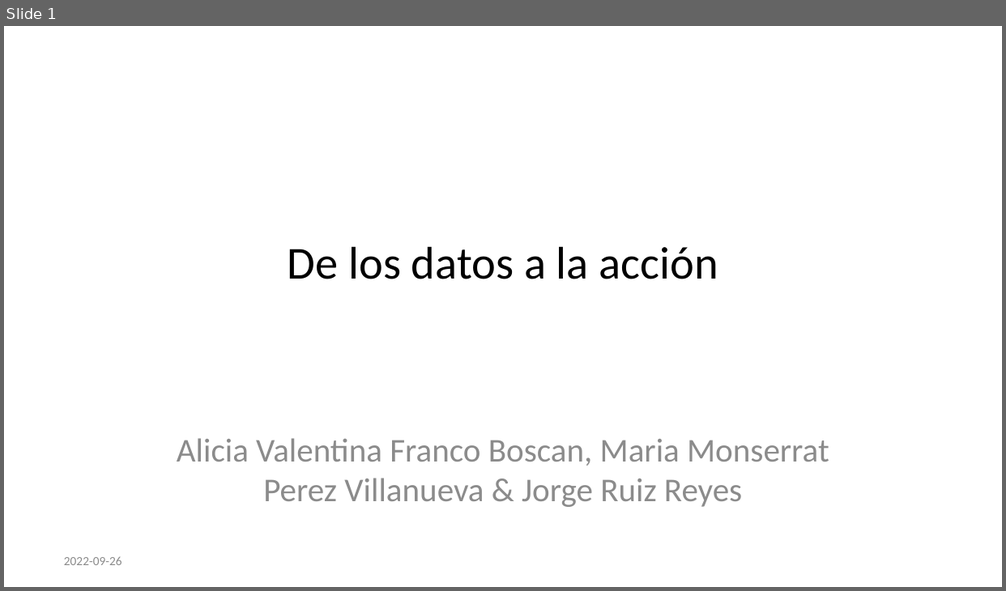
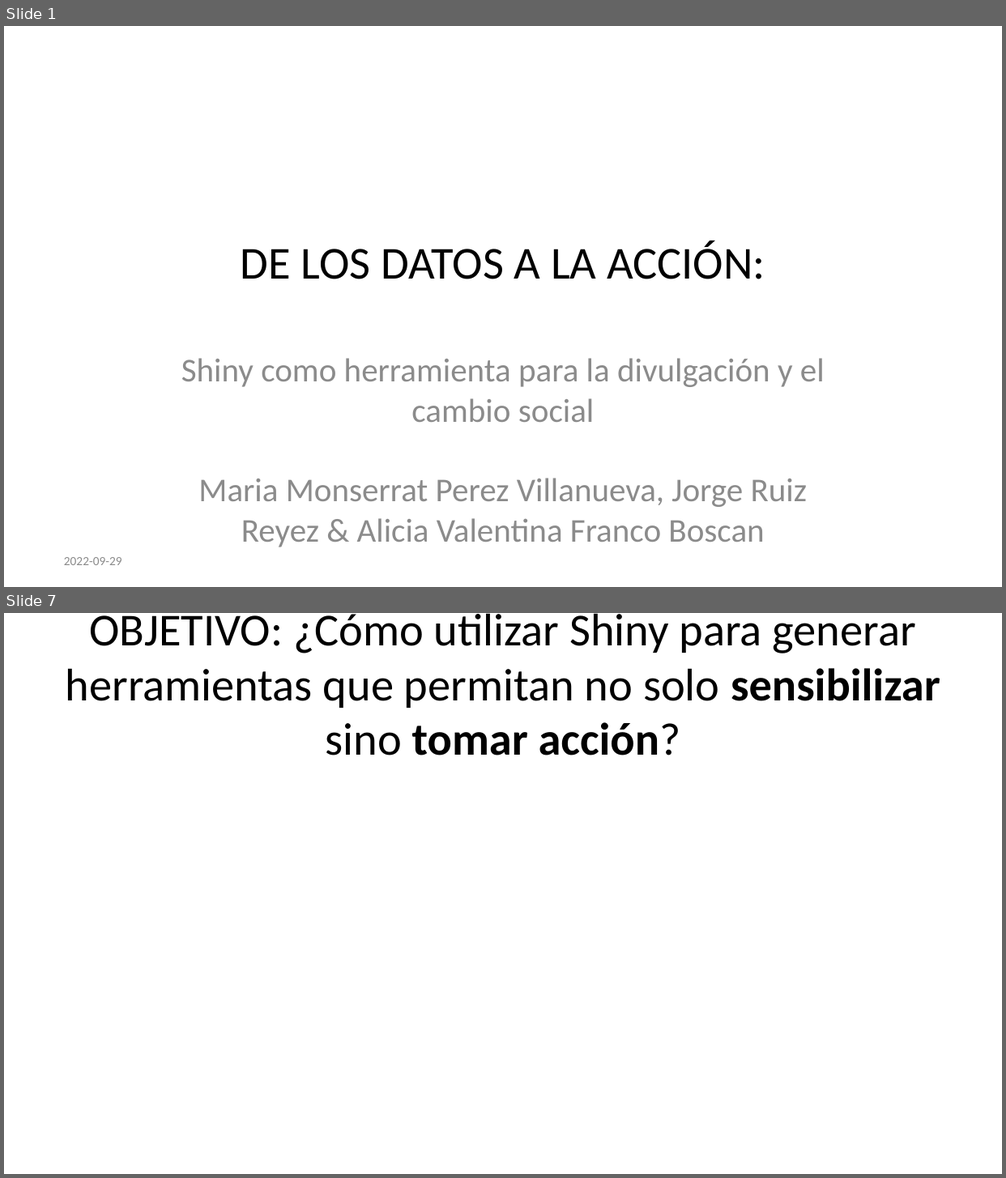
Before and after one commit to datacivica/ppt-huelladecuidados-LatinR, a slide deck: ppt-LatinR.pptx. Shown one above the other, each under a label of ours: slide 1 before the commit, slides 1 and 7 after it; the slides between them are not shown. The pictures are 1006x591 and 1006x1178 pixels, drawn with LibreOffice and Linux fonts; fonts in the diff are those of the drawing. Boxes give left, top, right and bottom in pixels: in the first picture for what was removed or moved away, otherwise in the second. Text is boxed around its words. In the diff, an @@ line names an element or a change of style, - is before the commit and + after.

```diff
--- a/ppt-LatinR.pptx
+++ b/ppt-LatinR.pptx
@@ slide 7 added at box(4, 613, 1002, 1174), background #FFFFFF @@
@@ title added at box(66, 613, 940, 756), 33 pt, text #000000 @@
+OBJETIVO: ¿Cómo utilizar Shiny para generar herramientas que permitan no solo sensibilizar sino tomar acción?
@@ slide 1 changed as well @@
@@ title at box(241, 241, 765, 280): text changed @@
-De los datos a la acción
+DE LOS DATOS A LA ACCIÓN:
@@ subtitle at box(181, 358, 825, 548): text changed @@
-Alicia Valentina Franco Boscan, Maria Monserrat Perez Villanueva & Jorge Ruiz Reyes
+Shiny como herramienta para la divulgación y el cambio social
+Maria Monserrat Perez Villanueva, Jorge Ruiz Reyez & Alicia Valentina Franco Boscan
@@ text at box(64, 557, 122, 565): text changed @@
-2022-09-26
+2022-09-29
```
Also in this commit, not shown: 23 other slides added, 4 slides removed, 29 other files.
